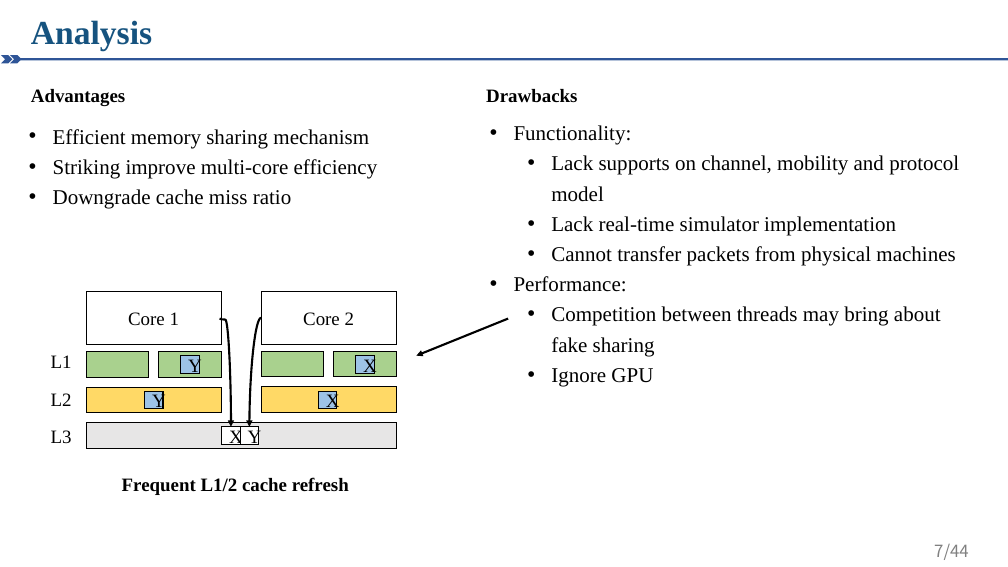
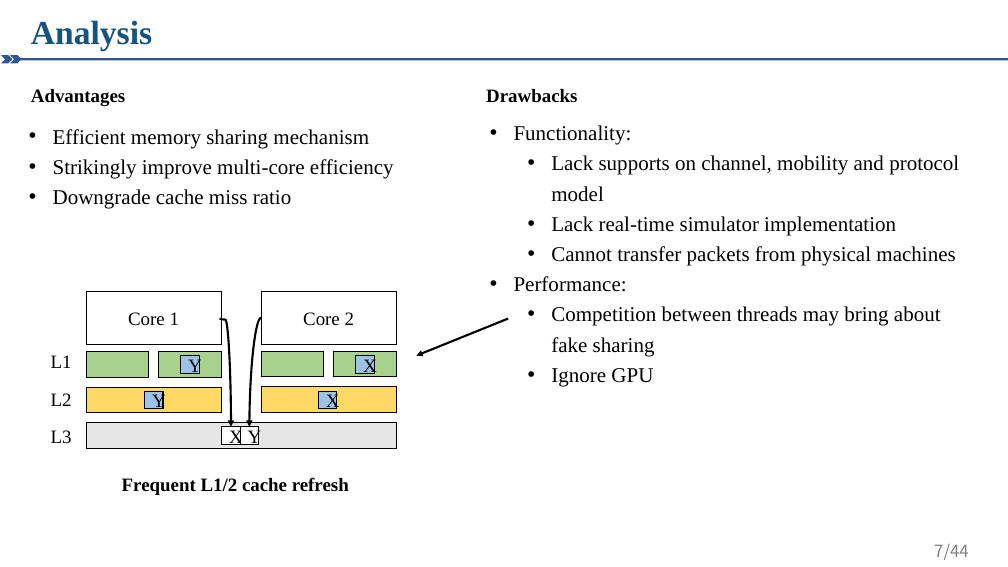
Before and after one commit to Qinyong-Li/obsidian, a slide deck: slide 7 of OS/DONS/FES.pptx. Drawn at 1008x567 pixels with LibreOffice and Linux fonts; fonts in the diff are those of the drawing. Boxes give left, top, right and bottom in pixels: in the first picture for what was removed or moved away, otherwise in the second. Text is boxed around its words. In the diff, an @@ line names an element or a change of style, - is before the commit and + after.

```diff
--- a/OS/DONS/FES.pptx
+++ b/OS/DONS/FES.pptx
@@ text at (53,159,394,179): text changed @@
-• Striking improve multi-core efficiency
+• Strikingly improve multi-core efficiency
```
Also in this commit, not shown: 1 other slide changed.
